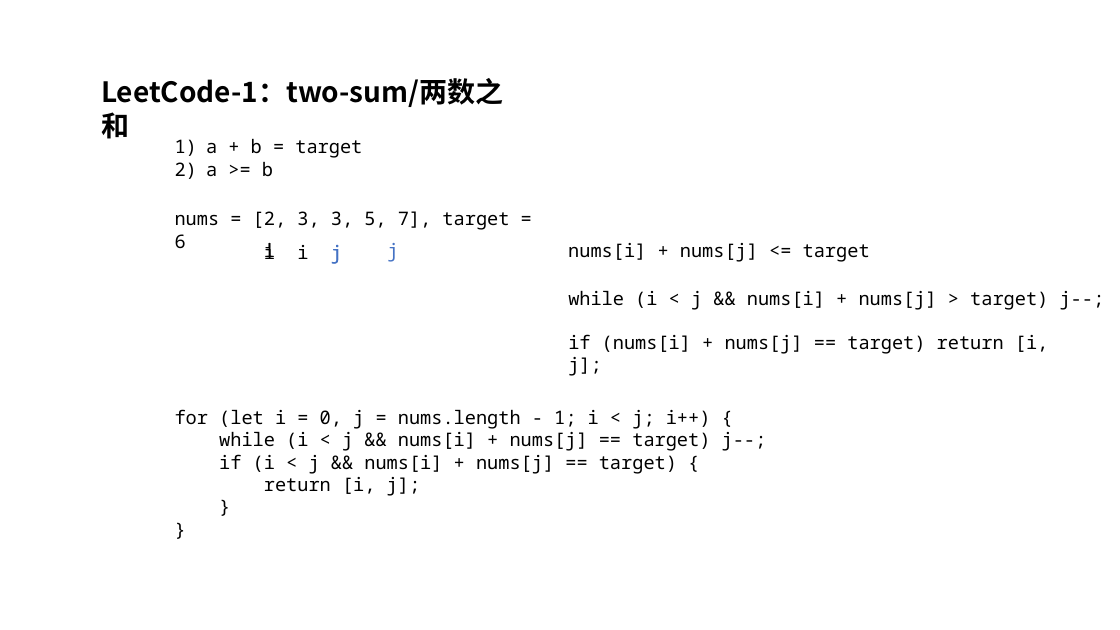
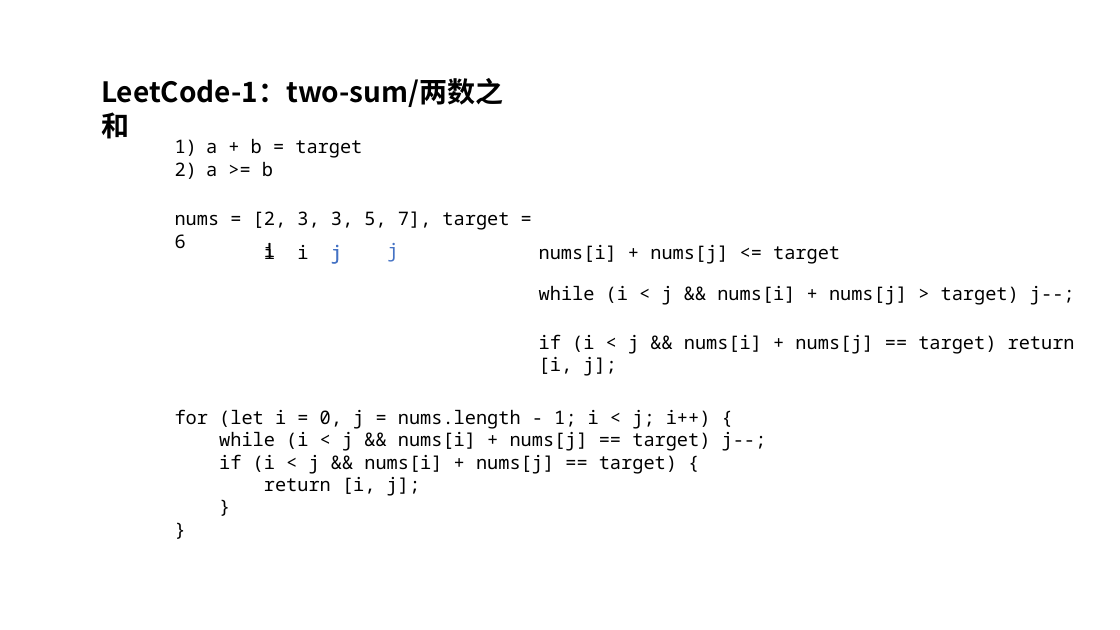
Before and after one commit to hemingqiao/algorithms, a slide deck: slide 14 of miao/LC1-two-sum(时间复杂度简介).pptx. Drawn at 1120x630 pixels with LibreOffice and Linux fonts; fonts in the diff are those of the drawing. Boxes give left, top, right and bottom in pixels: in the first picture for what was removed or moved away, otherwise in the second. Text is boxed around its words. In the diff, an @@ line names an element or a change of style, - is before the commit and + after.

```diff
--- a/miao/LC1-two-sum(时间复杂度简介).pptx
+++ b/miao/LC1-two-sum(时间复杂度简介).pptx
@@ text "nums[i] + nums[j] <= target": place and size @@
-text "nums[i] + nums[j] <= target" at (568, 243, 870, 262)
+text "nums[i] + nums[j] <= target" at (539, 245, 840, 264)
@@ text "while (i < j && ...": place and size @@
-text "while (i < j && ..." at (568, 290, 1105, 310)
+text "while (i < j && ..." at (539, 285, 1075, 305)
@@ text at (539, 334, 1075, 376): text changed @@
-if (nums[i] + nums[j] == target) return [i, j];
+if (i < j && nums[i] + nums[j] == target) return [i, j];
```
Also in this commit, not shown: 1 other slide changed.
